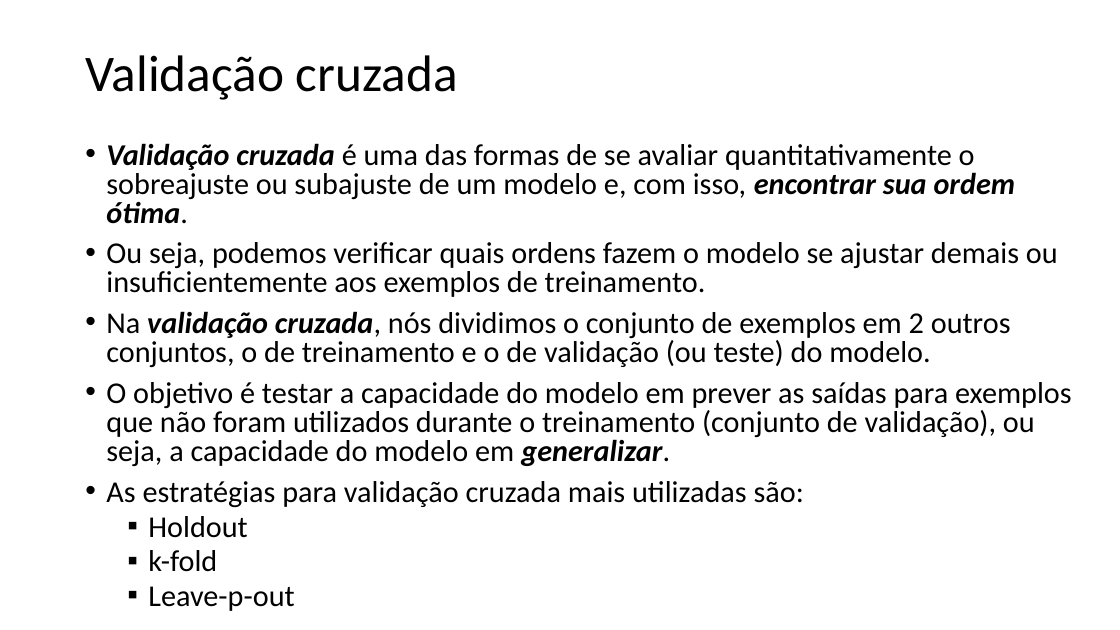
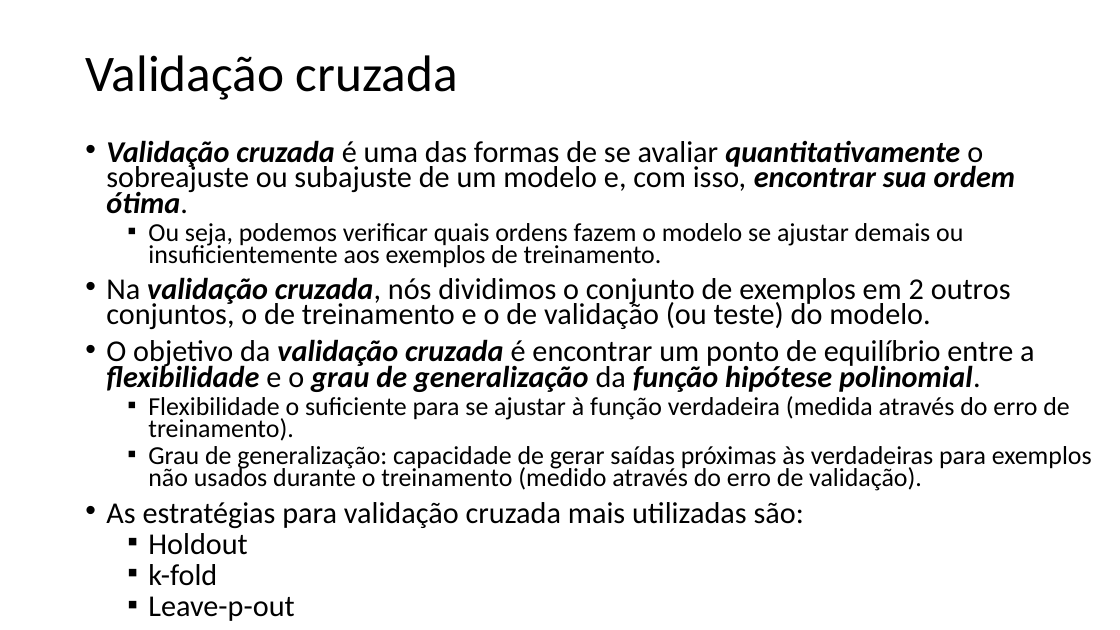
Before and after one commit to zz4fap/t319_aprendizado_de_maquina, a slide deck: slide 3 of slides/T319_Regressão_Linear (Parte V).pptx. Drawn at 1120x630 pixels with LibreOffice and Linux fonts; fonts in the diff are those of the drawing. Boxes give left, top, right and bottom in pixels: in the first picture for what was removed or moved away, otherwise in the second. Text is boxed around its words. In the diff, an @@ line names an element or a change of style, - is before the commit and + after.

```diff
--- a/slides/T319_Regressão_Linear (Parte V).pptx
+++ b/slides/T319_Regressão_Linear (Parte V).pptx
@@ text at [106,140,1016,621]: bold on, italic on in "quantitativamente"; size 25.9 to 22.2 pt in "Ou seja, podemos verificar quais ordens fazem ..."; line spacing 0.8 to 0.7; bullet • to ▪; list level 1 to 2 in "Ou seja, podemos verificar quais ..." @@
@@ text at [106,339,1092,491]: text changed; size 25.9 to 22.2 pt @@
-• O objetivo é testar a capacidade do modelo em prever as saídas para exemplos que não foram utilizados durante o treinamento (conjunto de validação), ou seja, a capacidade do modelo em generalizar.
+• O objetivo da validação cruzada é encontrar um ponto de equilíbrio entre a flexibilidade e o grau de generalização da função hipótese polinomial.
+  ▪ Flexibilidade o suficiente para se ajustar à função verdadeira (medida através do erro de treinamento).
+  ▪ Grau de generalização: capacidade de gerar saídas próximas às verdadeiras para exemplos não usados durante o treinamento (medido através do erro de validação).
```
Also in this commit, not shown: 8 other slides changed, 3 other files.
